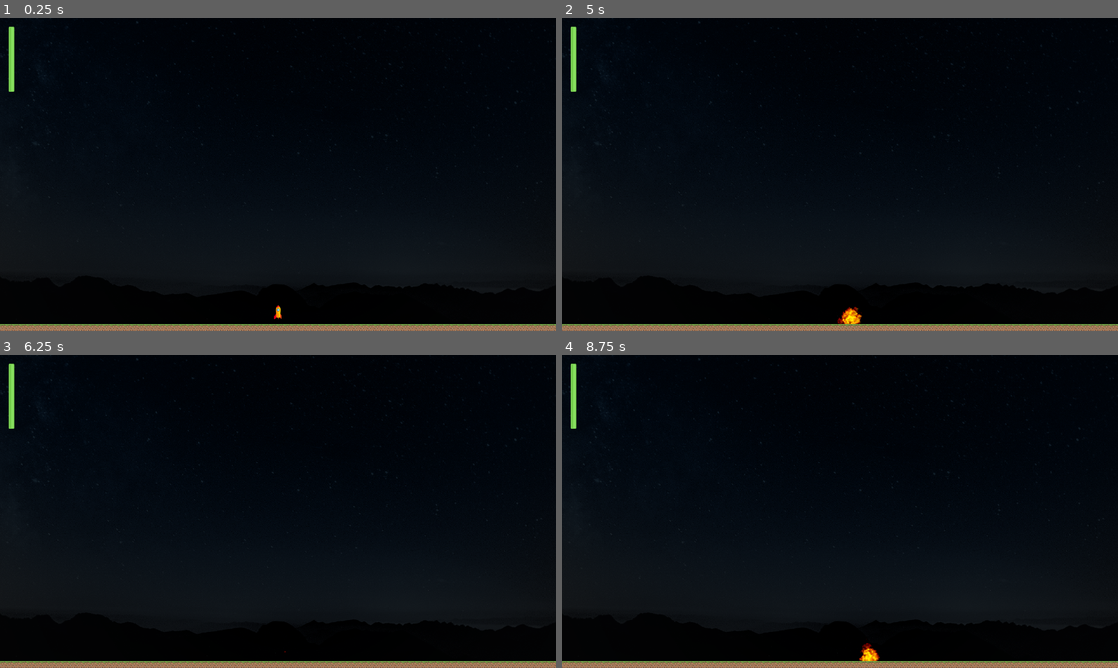
Above: before the commit, frames 1-4 (two rows, left to right).
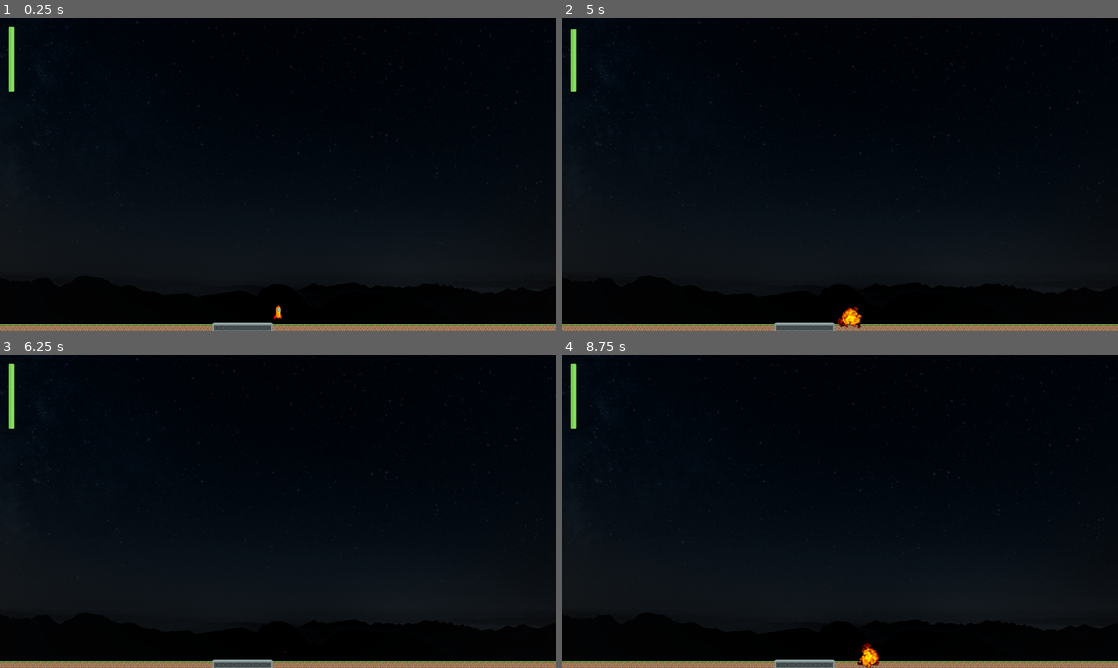
Above: after the commit, the same moments.

Repository: fatnic/shipshoot
Game: Godot game, scene res://scenes/Main.tscn
Same seed, same stepped clock (60 frames per second), same inputs: the game is played once before the commit and once after it.
Inputs:
- Up to frame 1 (0.25 s): no input
- Up to frame 2 (5 s): tap Enter at 0.5, 4.25 s; hold Right (ui_right) 0.53-1.28 s; hold F 0.53-1.28 s; hold Left (ui_left) 1.28-2.03 s; tap Space (fire) at 1.35, 3.5 s; tap F at 1.55, 2.85, 3.8, 4.35 s; hold Right (ui_right) 2.03-2.78 s; hold F 2.03-2.78 s; hold Up (ui_up) 2.78-3.53 s; hold Space (fire) 3.53-4.28 s; hold Left (ui_left) from 3.53 s (still down)
- Up to frame 3 (6.25 s): hold F 5.03-5.78 s; tap Space (fire) at 5.75, 5.85 s; release Left (ui_left) at 5.78 s; hold Right (ui_right) from 5.78 s (still down); tap F at 6.05 s
- Up to frame 4 (8.75 s): tap Enter at 6.5 s; release Right (ui_right) at 6.53 s; hold Up (ui_up) 6.53-7.28 s; hold F 6.53-7.28 s; hold Right (ui_right) 7.28-8.03 s; tap F at 7.35, 8.3 s; hold Left (ui_left) from 8.03 s (still down); hold Space (fire) from 8.03 s (still down)

The runs differ from the first frame. In frame 1, 0.3% of the frame differs, in the area x 38-50%, y 97-100%; in frame 2, 0.3%; in frame 3, 0.3%; in frame 4, 0.4%, in the area x 38-58%, y 97-100%.

Commit message:
refueller basics

Diff:
--- a/scenes/Area2D.gd
+++ /dev/null
@@ -1,10 +0,0 @@
-extends Area2D
-
-func _ready():
-	pass
-
-
-func _on_Area2D_body_entered(body):
-
-	if body.has_method("refuel"):
-		body.call("refuel", 5)
--- a/scenes/Main.tscn
+++ b/scenes/Main.tscn
@@ -1,16 +1,17 @@
-[gd_scene load_steps=6 format=2]
+[gd_scene load_steps=7 format=2]
 
 [ext_resource path="res://scenes/Main.gd" type="Script" id=1]
 [ext_resource path="res://assets/images/background.png" type="Texture" id=2]
 [ext_resource path="res://assets/images/grass-16.png" type="Texture" id=3]
-[ext_resource path="res://scenes/HUD.tscn" type="PackedScene" id=4]
+[ext_resource path="res://scenes/entities/RefuelPlatform.tscn" type="PackedScene" id=4]
+[ext_resource path="res://scenes/interface/HUD.tscn" type="PackedScene" id=5]
 
 [sub_resource type="RectangleShape2D" id=1]
 
 custom_solver_bias = 0.0
 extents = Vector2( 680.263, 8 )
 
-[node name="Main" type="Node2D" index="0"]
+[node name="Main" type="Node2D"]
 
 script = ExtResource( 1 )
 
@@ -39,7 +40,6 @@
 
 editor/display_folded = true
 position = Vector2( 640.092, 712.159 )
-z_index = 100
 input_pickable = false
 collision_layer = 1
 collision_mask = 1
@@ -76,4 +76,9 @@
 position = Vector2( 640.092, -7.841 )
 shape = SubResource( 1 )
 
-[node name="HUD" parent="." index="3" instance=ExtResource( 4 )]
+[node name="RefuelPlatform" parent="." index="3" instance=ExtResource( 4 )]
+
+position = Vector2( 558.257, 710.915 )
+_sections_unfolded = [ "Visibility", "Z Index" ]
+
+[node name="HUD" parent="." index="4" instance=ExtResource( 5 )]
--- a/scenes/Refuel.gd
+++ /dev/null
@@ -1,8 +0,0 @@
-extends Area2D
-
-func _ready():
-	pass
-
-
-func _on_Refuel_body_entered(body):
-	print(body.get_name())
--- a/scenes/entities/FuelStation.tscn
+++ /dev/null
@@ -1,30 +0,0 @@
-[gd_scene load_steps=3 format=2]
-
-[ext_resource path="res://assets/images/fuelstation.png" type="Texture" id=1]
-
-[sub_resource type="RectangleShape2D" id=1]
-
-custom_solver_bias = 0.0
-extents = Vector2( 48.8559, 1.17532 )
-
-[node name="FuelStation" type="Node2D"]
-
-[node name="Sprite" type="Sprite" parent="." index="0"]
-
-texture = ExtResource( 1 )
-_sections_unfolded = [ "Material", "Visibility" ]
-
-[node name="Area2D" type="Area2D" parent="." index="1"]
-
-input_pickable = true
-gravity_vec = Vector2( 0, 1 )
-gravity = 98.0
-linear_damp = 0.1
-angular_damp = 1.0
-audio_bus_override = false
-audio_bus_name = "Master"
-
-[node name="CollisionShape2D" type="CollisionShape2D" parent="Area2D" index="0"]
-
-position = Vector2( 0, 12 )
-shape = SubResource( 1 )
--- /dev/null
+++ b/scenes/entities/RefuelPlatform.gd
@@ -0,0 +1,7 @@
+extends Node2D
+
+func _on_Area2D_body_entered(body):
+	if body.has_method("set_refuel_rate"): body.call("set_refuel_rate", 10)
+
+func _on_Area2D_body_exited(body):
+	if body.has_method("set_refuel_rate"): body.call("set_refuel_rate", null)
--- /dev/null
+++ b/scenes/entities/RefuelPlatform.tscn
@@ -0,0 +1,36 @@
+[gd_scene load_steps=4 format=2]
+
+[ext_resource path="res://scenes/entities/RefuelPlatform.gd" type="Script" id=1]
+[ext_resource path="res://assets/images/refuel_platform.png" type="Texture" id=2]
+
+[sub_resource type="RectangleShape2D" id=1]
+
+custom_solver_bias = 0.0
+extents = Vector2( 69.3961, 10 )
+
+[node name="RefuelPlatform" type="Node2D" index="0"]
+
+script = ExtResource( 1 )
+
+[node name="Sprite" type="Sprite" parent="." index="0"]
+
+position = Vector2( 0, 1 )
+texture = ExtResource( 2 )
+
+[node name="Area2D" type="Area2D" parent="." index="1"]
+
+input_pickable = true
+gravity_vec = Vector2( 0, 1 )
+gravity = 98.0
+linear_damp = 0.1
+angular_damp = 1.0
+audio_bus_override = false
+audio_bus_name = "Master"
+
+[node name="CollisionShape2D" type="CollisionShape2D" parent="Area2D" index="0"]
+
+shape = SubResource( 1 )
+
+[connection signal="body_entered" from="Area2D" to="." method="_on_Area2D_body_entered"]
+
+[connection signal="body_exited" from="Area2D" to="." method="_on_Area2D_body_exited"]
--- a/scenes/entities/Ship.gd
+++ b/scenes/entities/Ship.gd
@@ -14,6 +14,7 @@
 export (int) var max_fuel = 100
 export (int) var fuel = 100
 export (int) var fuel_per_second = 10
+var refuelling = null
 
 export (PackedScene) var Bullet
 
@@ -29,7 +30,6 @@
 
 	if fuel <= 0:
 		return
-
 	angular_velocity = direction * rotation_speed
 
 
@@ -55,13 +55,19 @@
 	if linear_velocity.length() > max_speed:
 		linear_velocity = linear_velocity.normalized() * max_speed
 
-	if Input.is_key_pressed(KEY_F):
-		refuel(20)
+	check_refuel()
 
 
-func refuel(amount):
-	fuel = clamp(fuel + amount, fuel + amount, max_fuel)
-	emit_signal('fuel_changed', fuel * 100 / max_fuel)
+
+func set_refuel_rate(amount):
+	refuelling = amount
+
+
+func check_refuel():
+	if refuelling:
+		var new_fuel = fuel + (refuelling * get_physics_process_delta_time())
+		fuel = clamp(new_fuel, new_fuel, max_fuel)
+		emit_signal('fuel_changed', fuel * 100 / max_fuel)
 
 
 func thrust(delta):
--- a/scenes/entities/Ship.tscn
+++ b/scenes/entities/Ship.tscn
@@ -115,7 +115,7 @@
 angular_velocity = 0.0
 angular_damp = 0.1
 script = ExtResource( 1 )
-_sections_unfolded = [ "Collision" ]
+_sections_unfolded = [ "Collision", "Visibility" ]
 thrust = 20
 max_speed = 400
 rotation_speed = 2
@@ -188,7 +188,6 @@
 texture = ExtResource( 5 )
 vframes = 4
 hframes = 4
-frame = 15
 region_rect = Rect2( 0, 0, 64, 64 )
 _sections_unfolded = [ "Animation", "Region", "Visibility" ]
 
--- a/scenes/HUD.tscn
+++ b/scenes/interface/HUD.tscn
@@ -1,8 +1,9 @@
 [gd_scene load_steps=4 format=2]
 
-[ext_resource path="res://scenes/HUD.gd" type="Script" id=1]
+[ext_resource path="res://scenes/interface/HUD.gd" type="Script" id=1]
 [ext_resource path="res://assets/images/fuel_bar_bg_stretch.png" type="Texture" id=2]
 [ext_resource path="res://assets/images/fuel_bar_green_stretch.png" type="Texture" id=3]
+
 
 [node name="HUD" type="CanvasLayer"]
 
Binary file added: assets/images/refuel_platform.png
Not shown, added: assets/images/refuel_platform.png.import
Renamed: scenes/HUD.gd -> scenes/interface/HUD.gd
